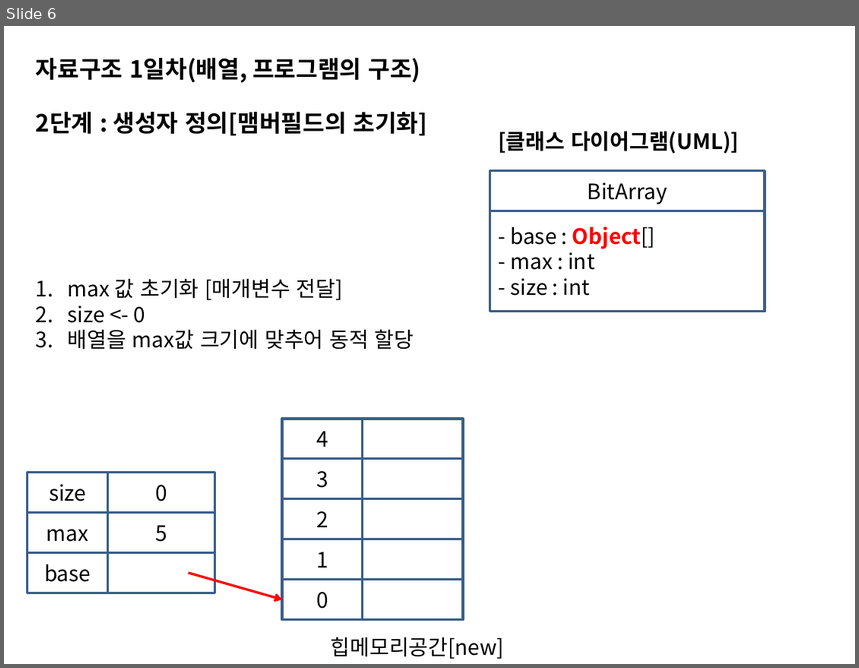
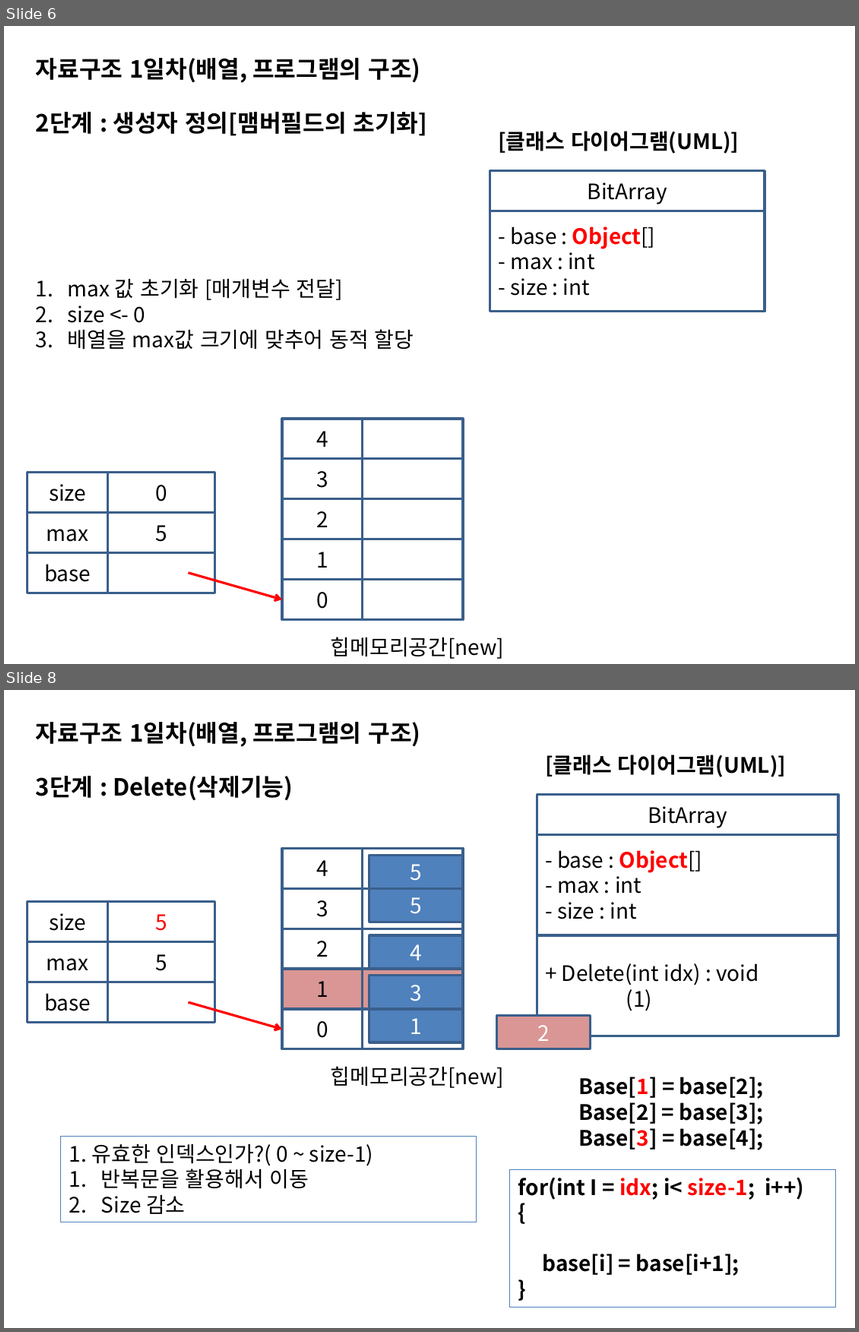
Before and after one commit to sing2song/TILDS, a slide deck: Java자료구조.pptx. Shown one above the other, each under a label of ours: slide 6 before the commit, slides 6 and 8 after it; the slides between them are not shown. The pictures are 859x668 and 859x1332 pixels, drawn with LibreOffice and Linux fonts; fonts in the diff are those of the drawing. Boxes give left, top, right and bottom in pixels: in the first picture for what was removed or moved away, otherwise in the second. Text is boxed around its words. In the diff, an @@ line names an element or a change of style, - is before the commit and + after.

```diff
--- a/Java자료구조.pptx
+++ b/Java자료구조.pptx
@@ slide 8 added at bbox=[4, 690, 855, 1328], background #FFFFFF @@
@@ text added at bbox=[36, 722, 420, 747], 20 pt, text #000000, bold @@
+자료구조 1일차(배열, 프로그램의 구조)
@@ text added at bbox=[545, 755, 787, 777], 18 pt, text #000000, bold @@
+[클래스 다이어그램(UML)]
@@ text added at bbox=[36, 776, 294, 800], 20 pt, text #000000, bold @@
+3단계 : Delete(삭제기능)
@@ rectangle added at bbox=[537, 795, 838, 834], fill #FFFFFF, outline #3A5F8C 2 pt, 18 pt, text #000000 @@
+BitArray
@@ rectangle added at bbox=[282, 848, 363, 888], fill #FFFFFF, outline #3A5F8C 2 pt, 18 pt, text #000000 @@
+4
@@ rectangle added at bbox=[363, 848, 463, 888], fill #FFFFFF, outline #3A5F8C 2 pt @@
@@ rectangle added at bbox=[537, 834, 838, 935], fill #FFFFFF, outline #3A5F8C 2 pt, 18 pt, text #000000 @@
+- base : Object[]
+- max : int
+- size : int
@@ rectangle added at bbox=[369, 855, 463, 888], fill #4F81BD, outline #3A5F8C 2 pt, 18 pt, text #FFFFFF @@
+5
@@ rectangle added at bbox=[282, 888, 363, 929], fill #FFFFFF, outline #3A5F8C 2 pt, 18 pt, text #000000 @@
+3
@@ rectangle added at bbox=[363, 888, 463, 929], fill #FFFFFF, outline #3A5F8C 2 pt @@
@@ rectangle added at bbox=[369, 888, 463, 922], fill #4F81BD, outline #3A5F8C 2 pt, 18 pt, text #FFFFFF @@
+5
@@ rectangle added at bbox=[28, 902, 108, 942], fill #FFFFFF, outline #3A5F8C 2 pt, 18 pt, text #000000 @@
+size
@@ rectangle added at bbox=[108, 902, 215, 942], fill #FFFFFF, outline #3A5F8C 2 pt, 18 pt, text #FF0000 @@
+5
@@ rectangle added at bbox=[282, 929, 363, 969], fill #FFFFFF, outline #3A5F8C 2 pt, 18 pt, text #000000 @@
+2
@@ rectangle added at bbox=[363, 929, 463, 969], fill #FFFFFF, outline #3A5F8C 2 pt @@
@@ rectangle added at bbox=[369, 935, 463, 968], fill #4F81BD, outline #3A5F8C 2 pt, 18 pt, text #FFFFFF @@
+4
@@ rectangle added at bbox=[537, 935, 838, 1036], fill #FFFFFF, outline #3A5F8C 2 pt, 18 pt, text #000000 @@
++ Delete(int idx) : void
+(1)
@@ rectangle added at bbox=[28, 942, 108, 982], fill #FFFFFF, outline #3A5F8C 2 pt, 18 pt, text #000000 @@
+max
@@ rectangle added at bbox=[108, 942, 215, 982], fill #FFFFFF, outline #3A5F8C 2 pt, 18 pt, text #000000 @@
+5
@@ rectangle added at bbox=[28, 983, 108, 1023], fill #FFFFFF, outline #3A5F8C 2 pt, 18 pt, text #000000 @@
+base
@@ rectangle added at bbox=[108, 983, 215, 1023], fill #FFFFFF, outline #3A5F8C 2 pt @@
@@ rectangle added at bbox=[282, 969, 363, 1009], fill #D99694, outline #3A5F8C 2 pt, 18 pt, text #000000 @@
+1
@@ rectangle added at bbox=[363, 969, 463, 1009], fill #D99694, outline #3A5F8C 2 pt @@
@@ rectangle added at bbox=[369, 976, 463, 1009], fill #4F81BD, outline #3A5F8C 2 pt, 18 pt, text #FFFFFF @@
+3
@@ arrow added from (189, 1002) to (282, 1030), #FF0000 2 pt @@
@@ rectangle added at bbox=[282, 1009, 363, 1049], fill #FFFFFF, outline #3A5F8C 2 pt, 18 pt, text #000000 @@
+0
@@ rectangle added at bbox=[363, 1009, 463, 1049], fill #FFFFFF, outline #3A5F8C 2 pt @@
@@ rectangle added at bbox=[369, 1009, 463, 1043], fill #4F81BD, outline #3A5F8C 2 pt, 18 pt, text #FFFFFF @@
+1
@@ rectangle added at bbox=[496, 1016, 591, 1049], fill #D99694, outline #3A5F8C 2 pt, 18 pt, text #FFFFFF @@
+2
@@ text added at bbox=[331, 1066, 505, 1088], 18 pt, text #000000 @@
+힙메모리공간[new]
@@ text added at bbox=[579, 1077, 764, 1151], 18 pt, text #000000, bold @@
+Base[1] = base[2];
+Base[2] = base[3];
+Base[3] = base[4];
@@ rectangle added at bbox=[61, 1137, 477, 1223], outline #4F81BD 0.75 pt, 18 pt, text #000000 @@
+1. 유효한 인덱스인가?( 0 ~ size-1)
+1. 반복문을 활용해서 이동
+2. Size 감소
@@ rectangle added at bbox=[509, 1170, 835, 1308], outline #4F81BD 0.75 pt, 18 pt, text #000000, bold @@
+for(int I = idx; i< size-1; i++)
+{
+base[i] = base[i+1];
+}
```
Also in this commit, not shown: 4 other slides added, 1 other file.
